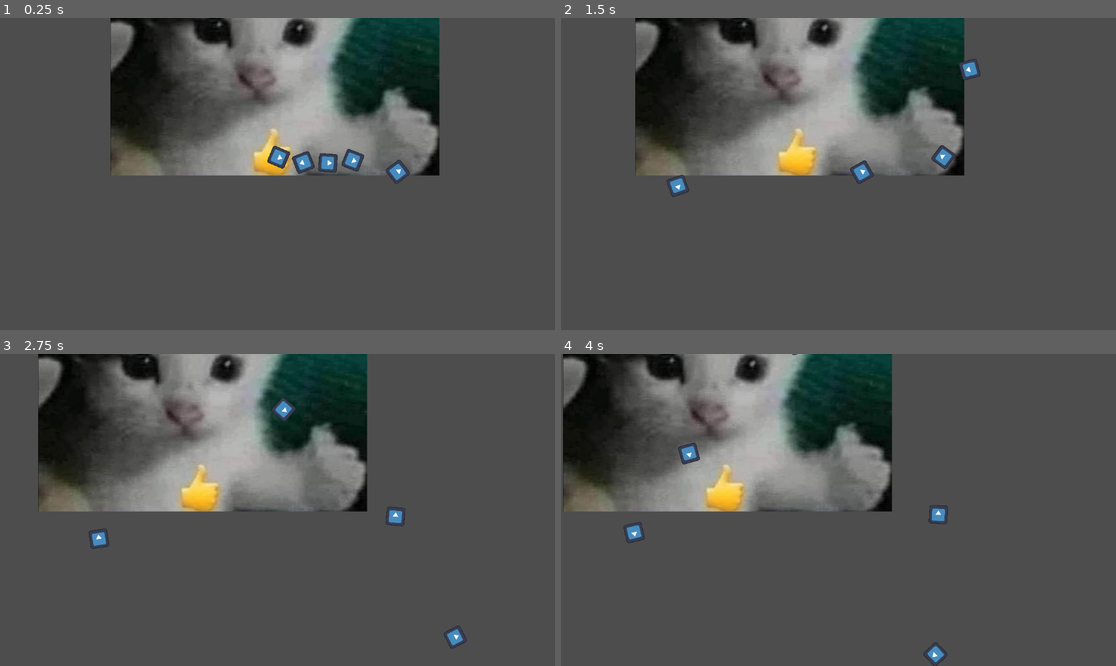
Above: before the commit, frames 1-4 (two rows, left to right).
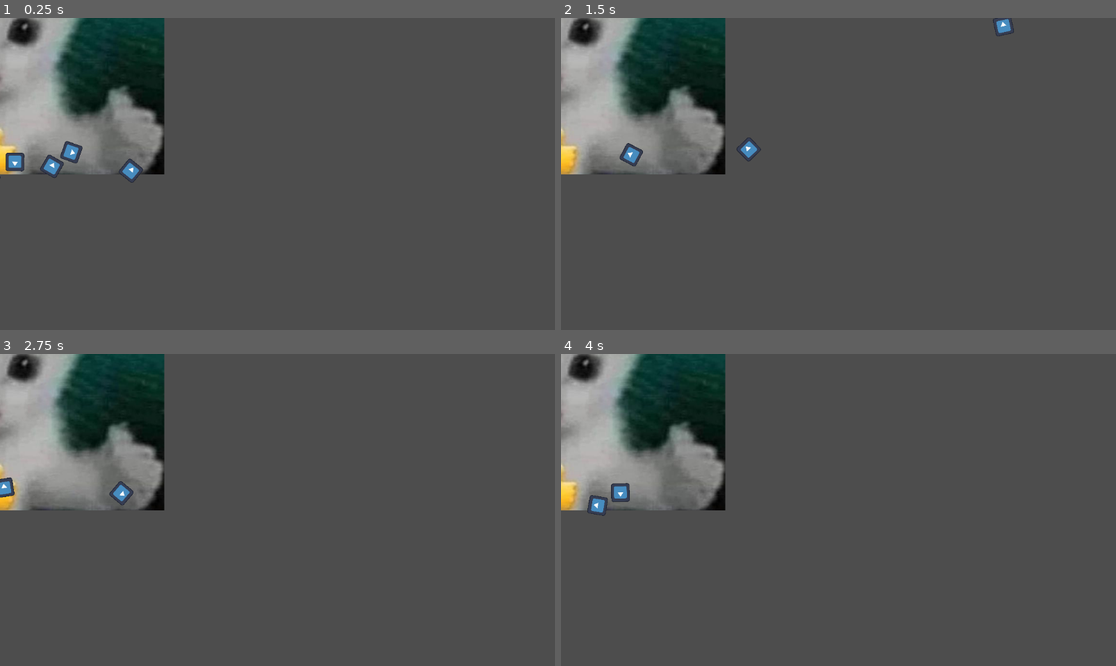
Above: after the commit, the same moments.

Repository: ElevatorBros/RoadRoad
Game: Godot game, scene res://Map.tscn
Same seed, same stepped clock (60 frames per second), same inputs: the game is played once before the commit and once after it. The engine's default icon, where the game draws it, is replaced by a stand-in: a white triangle on a blue panel in a dark square.
Inputs (mouse positions are in pixels of both pictures, inside the frame that each line leads up to):
- Up to frame 1 (0.25 s): no input
- Up to frame 2 (1.5 s): move the mouse to (960, 158) at 0.52 s; click (960, 158) at 0.67 s; move the mouse to (727, 189) at 1.27 s; click (727, 189) at 1.42 s
- Up to frame 3 (2.75 s): move the mouse to (333, 441) at 2.02 s; click (333, 441) at 2.17 s
- Up to frame 4 (4 s): move the mouse to (810, 572) at 2.77 s; click (810, 572) at 2.92 s; move the mouse to (1005, 556) at 3.52 s; click (1005, 556) at 3.67 s

The runs differ from the first frame. In frame 1, 33% of the frame differs, in the area x 0-80%, y 0-54%; in frame 2, 32%; in frame 3, 30%; in frame 4, 28%.

Commit message:
Revert "Camera"
This reverts commit 3e07da5d06d1eefb447e1226eef06a5ff2c499ec.

Diff:
--- a/Map.tscn
+++ b/Map.tscn
@@ -1,18 +1,13 @@
-[gd_scene load_steps=5 format=3 uid="uid://4mbtxrbjrs4b"]
+[gd_scene load_steps=4 format=3 uid="uid://4mbtxrbjrs4b"]
 
 [ext_resource type="Script" path="res://Map.gd" id="1_06fkd"]
 [ext_resource type="PackedScene" uid="uid://bryse20rffvq6" path="res://scenes/car/Car.tscn" id="1_h4w07"]
 [ext_resource type="PackedScene" uid="uid://cvtsw55ccvlxl" path="res://scenes/roads/StraightRoad.tscn" id="2_bkqul"]
-[ext_resource type="Script" path="res://camera.gd" id="3_y24tb"]
 
 [node name="Map" type="Node2D"]
 script = ExtResource("1_06fkd")
 straight_road_scene = ExtResource("2_bkqul")
 metadata/_edit_horizontal_guides_ = []
-
-[node name="Camera2D" type="Camera2D" parent="."]
-position = Vector2(-10, 322)
-script = ExtResource("3_y24tb")
 
 [node name="Roads" type="Node2D" parent="."]
 
--- a/camera.gd
+++ /dev/null
@@ -1,11 +0,0 @@
-extends Node
-
-
-# Called when the node enters the scene tree for the first time.
-func _ready():
-	pass # Replace with function body.
-
-
-# Called every frame. 'delta' is the elapsed time since the previous frame.
-func _process(delta):
-	self.position += Vector2(1, 0)
--- a/project.godot
+++ b/project.godot
@@ -17,5 +17,5 @@
 
 [rendering]
 
-renderer/rendering_method="mobile"
+renderer/rendering_method="gl_compatibility"
 renderer/rendering_method.mobile="gl_compatibility"
